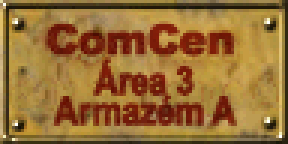
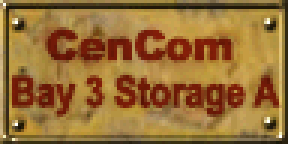
The second 288 x 144 image is a revision of the first. Changes to its layers:
hid group "PT-BR" (5 layers) over left=45, top=21, right=240, bottom=126
moved "Fx" into group "Editable" over left=48, top=30, right=240, bottom=126
renamed "Texto" to "Text", moved it into group "Editable" over left=45, top=21, right=237, bottom=126
showed group "Recriation" (3 layers) over left=12, top=27, right=282, bottom=117
